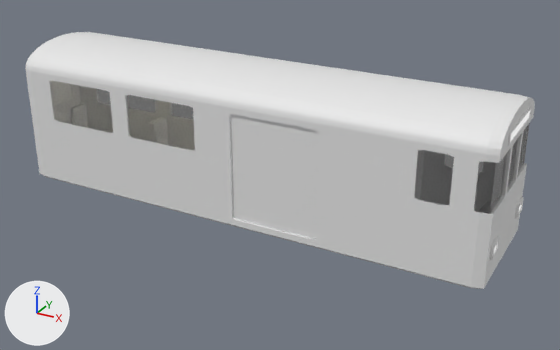
An edit to the Blender file 01-Models/subway.blend, drawn before and after from the same camera.
Before and after are seen from a 50 mm camera at (2.95, -5.03, 2.79) aimed at (0.18, 0.01, 0.28). The axes (+X, +Y, +Z) are drawn at lower left. The lights are the same throughout.

Names of what the first picture shows: 'Dach', 'Fenster-hinten-links', 'Fenster-vorne-1', 'Fenster-vorne-links', 'Karosserie'.
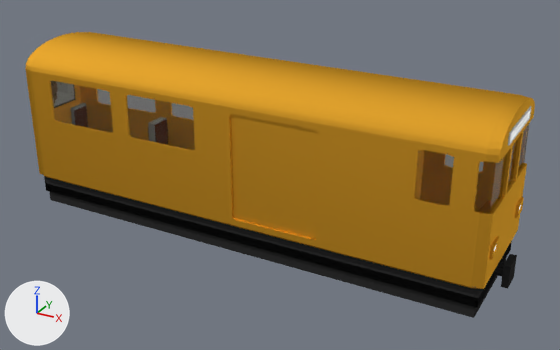
Where the change shows, as pixel boxes [x1, y1, x2, y2] in the pictures (560 x 350 px):
'Karosserie', recoloured (grey to brown)
    both: [26, 69, 534, 289]
'Dach', recoloured, surface changed (white to orange)
    both: [25, 32, 535, 155]
'Unterboden-1', added (black)
    after: [44, 176, 512, 308]
'Sitz-4-unten.010', reshaped, moved, rescaled (not visible before)
    after: [49, 191, 506, 318]
'Sitz-4-unten.004', reshaped, moved, rescaled (not visible before)
    after: [501, 254, 517, 288]
'Koppler-vorne-2', added
    after: [494, 262, 504, 276]
'Text', added
    after: [511, 116, 528, 137]

The change, as a diff of the scene's bpy script:
```diff
--- a/01-Models/subway.blend.py
+++ b/01-Models/subway.blend.py
@@ mat_material_005 @@
+mat_material_005 = bpy.data.materials.new('Material.005')
+mat_material_005.use_nodes = True; mat_material_005.node_tree.nodes.clear()
+_N = mat_material_005.node_tree.nodes; _L = mat_material_005.node_tree.links
+n0 = _N.new('ShaderNodeOutputMaterial'); n0.name = 'Material Output'
+n1 = _N.new('ShaderNodeBsdfAnisotropic'); n1.name = 'Glossy BSDF'
+n1.distribution = 'BECKMANN'
+n1.inputs[0].default_value = (0.855, 0.413, 0.0307, 1.0)  # 'Color', orange #eeac31
+n1.inputs[1].default_value = 0.775  # 'Roughness'
+_L.new(n1.outputs[0], n0.inputs[0])  # 'BSDF' to 'Surface'
@@ mat_karosserie @@
+mat_karosserie = bpy.data.materials.new('Karosserie')
+mat_karosserie.use_nodes = True; mat_karosserie.node_tree.nodes.clear()
+_N = mat_karosserie.node_tree.nodes; _L = mat_karosserie.node_tree.links
+n0 = _N.new('ShaderNodeOutputMaterial'); n0.name = 'Material Output'
+n1 = _N.new('ShaderNodeBsdfAnisotropic'); n1.name = 'Glossy BSDF'
+n1.distribution = 'BECKMANN'
+n1.inputs[0].default_value = (0.855, 0.411, 0.031, 1.0)  # 'Color', orange #eeac31
+n1.inputs[1].default_value = 0.775  # 'Roughness'
+_L.new(n1.outputs[0], n0.inputs[0])  # 'BSDF' to 'Surface'
@@ me_cube @@
 me_cube.from_pydata(...)  # 1912 vertices, 1648 faces; spans x -1.0..1.01, y -1.0..1.0, z -1.0..0.96
+me_cube.materials.append(mat_karosserie)
@@ me_plane_011 @@
 me_plane_011.from_pydata(...)  # 4 vertices, 1 face; spans x -1.0..1.0, y -1.0..1.0, z 0.0
-me_plane_011.materials.append(mat_licht_2)  # white #fdf7dd
+me_plane_011.materials.append(mat_ep_01)  # picture img_ep_01_png
@@ me_cylinder_012 @@
 me_cylinder_012.from_pydata(...)  # 22 vertices, 19 faces; spans x -1.0..-0.84, y -0.38..0.38, z -1.0..1.0
+me_cylinder_012.materials.append(mat_material_004)
@@ me_cylinder @@
 me_cylinder.from_pydata(...)  # 132 vertices, 113 faces; spans x -1.0..0.0, y -1.0..1.0, z -1.0..1.0
+me_cylinder.materials.append(mat_material_005)
@@ me_cylinder_014 @@
+me_cylinder_014.from_pydata(...)  # 22 vertices, 19 faces; spans x -1.0..-0.84, y -0.38..0.38, z -1.0..1.0
+me_cylinder_014.materials.append(mat_material_004)
@@ me_plane_013 @@
+me_plane_013.from_pydata([(-1.0, -1.0, 0.0), (1.0, -1.0, 0.0), (-1.0, 1.0, 0.0), (1.0, 1.0, 0.0)], [], [(0, 1, 3, 2)])
+me_plane_013.materials.append(mat_licht_2)  # white #fdf7dd
@@ me_cube_032 @@
+me_cube_032.from_pydata(...)  # a box spanning x -1.0..1.0, y -1.0..1.0, z -1.0..1.0
+me_cube_032.materials.append(mat_knopf)  # black #303030
@@ me_cube_033 @@
+me_cube_033.from_pydata(...)  # a box spanning x -1.0..1.0, y -1.0..1.0, z -1.0..1.0
+me_cube_033.materials.append(mat_knopf)  # black #303030
@@ me_cube_001_1 @@
+me_cube_001_1.from_pydata([(-1.0, -1.0, -1.0), (-1.0, 1.0, -1.0), (1.0, 1.0, -1.0), (1.0, -1.0, -1.0), (-1.0, -1.0, 1.0), (-1.0, 1.0, 1.0), (1.0, 1.0, 1.0), (1.0, -1.0, 1.0), (-1.0, -1.0, 0.0), (-1.0, 1.0, 0.0), (1.0, 1.0, 0.0), (1.0, -1.0, 0.0)], [], [(4, 5, 1, 0), (5, 6, 2, 1), (6, 7, 3, 2), (7, 4, 0, 3), (0, 1, 9, 8), (7, 6, 5, 4), (8, 9, 10, 11), (3, 0, 8, 11), (1, 2, 10, 9), (2, 3, 11, 10)])
+me_cube_001_1.materials.append(mat_knopf)  # black #303030
@@ txt_text @@
+txt_text = bpy.data.curves.new('Text', 'FONT')
+txt_text.body = 'L13  Goethestrasse'
@@ ob_sitz_4_unten_010 @@
-ob_sitz_4_unten_010 = bpy.data.objects.new('Sitz-4-unten.010', me_cube_029)
-ob_sitz_4_unten_010.location = (0.029, -0.47, 0.16)
-ob_sitz_4_unten_010.scale = (0.01, 0.005, 0.015)
+ob_sitz_4_unten_010 = bpy.data.objects.new('Sitz-4-unten.010', me_cube_032)
+ob_sitz_4_unten_010.location = (0.0, 0.0, -0.15)
+ob_sitz_4_unten_010.scale = (1.95, 0.44, 0.1)
@@ ob_sitz_4_unten_004 @@
-ob_sitz_4_unten_004 = bpy.data.objects.new('Sitz-4-unten.004', me_cube_023)
-ob_sitz_4_unten_004.location = (0.77, 0.47, 0.16)
-ob_sitz_4_unten_004.scale = (0.01, 0.005, 0.015)
+ob_sitz_4_unten_004 = bpy.data.objects.new('Sitz-4-unten.004', me_cube_033)
+ob_sitz_4_unten_004.location = (2.06, 0.0, -0.075)
+ob_sitz_4_unten_004.scale = (0.025, 0.09, 0.09)
@@ ob_licht_002 @@
-ob_licht_002 = bpy.data.objects.new('Licht.002', me_plane_011)
+ob_licht_002 = bpy.data.objects.new('Licht.002', me_plane_013)
 ob_licht_002.location = (-0.303, -0.403, 0.0697)
@@ ob_lampe_002 @@
-ob_lampe_002 = bpy.data.objects.new('Lampe.002', me_cylinder_002)
+ob_lampe_002 = bpy.data.objects.new('Lampe.002', me_cylinder_006)
 ob_lampe_002.location = (-0.303, -0.264, -0.0948)
@@ ob_lampe_001 @@
-ob_lampe_001 = bpy.data.objects.new('Lampe.001', me_cylinder_012)
+ob_lampe_001 = bpy.data.objects.new('Lampe.001', me_cylinder_014)
 ob_lampe_001.location = (-0.303, 0.264, -0.0948)
@@ ob_licht_001 @@
-ob_licht_001 = bpy.data.objects.new('Licht.001', me_plane_012)
+ob_licht_001 = bpy.data.objects.new('Licht.001', me_plane_010)
 ob_licht_001.location = (-0.303, 0.403, 0.07)
@@ ob_glas @@
-ob_glas = bpy.data.objects.new('Glas', me_plane_010)
+ob_glas = bpy.data.objects.new('Glas', me_plane_011)
 ob_glas.location = (-0.303, 0.0, -0.043)
 ob_glas.scale = (1.47, 0.16, 1.0)
-ob_glas.hide_viewport = True
@@ ob_lampe @@
-ob_lampe = bpy.data.objects.new('Lampe', me_cylinder_006)
+ob_lampe = bpy.data.objects.new('Lampe', me_cylinder_012)
 ob_lampe.location = (-0.303, -0.0000332, -0.0633)
@@ ob_unterboden_1 @@
+ob_unterboden_1 = bpy.data.objects.new('Unterboden-1', me_cube_001_1)
+ob_unterboden_1.location = (0.0, 0.0, -0.075)
+ob_unterboden_1.scale = (1.97, 0.46, 0.075)
@@ ob_koppler_vorne_2 @@
+ob_koppler_vorne_2 = bpy.data.objects.new('Koppler-vorne-2', me_cylinder_1)  # a 32-sided cylinder along z spanning x -1.0..1.0, y -1.0..1.0, z -1.0..1.0; in mat_knopf (black #303030)
+ob_koppler_vorne_2.location = (1.99, 0.0, -0.075)
+ob_koppler_vorne_2.rotation_euler = (0.0, 1.571, 0.0)  # degrees (0, 90, 0)
+ob_koppler_vorne_2.scale = (0.05, 0.05, 0.05)
@@ ob_boden @@
+ob_boden = bpy.data.objects.new('Boden', me_plane_012_1)  # 4 vertices, 1 face; spans x -1.0..1.0, y 0.88..2.88, z 0.46; in mat_boden (picture img_floor_png)
+ob_boden.location = (0.0, -0.938, -0.435)
+ob_boden.scale = (1.95, 0.5, 1.0)
@@ ob_text @@
+ob_text = bpy.data.objects.new('Text', txt_text)
+ob_text.location = (2.005, -0.24, 1.008)
+ob_text.rotation_euler = (1.571, 0.0, 1.571)  # degrees (90, 0, 90)
+ob_text.scale = (0.06, 0.06, 1.0)
```
